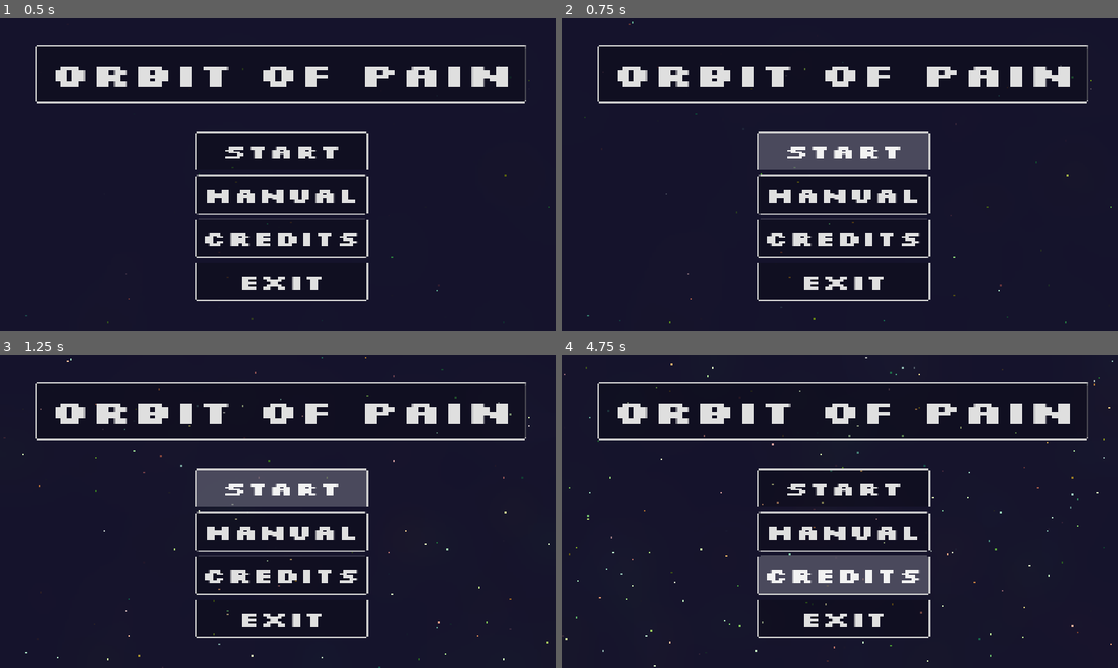
Above: before the commit, frames 1-4 (two rows, left to right).
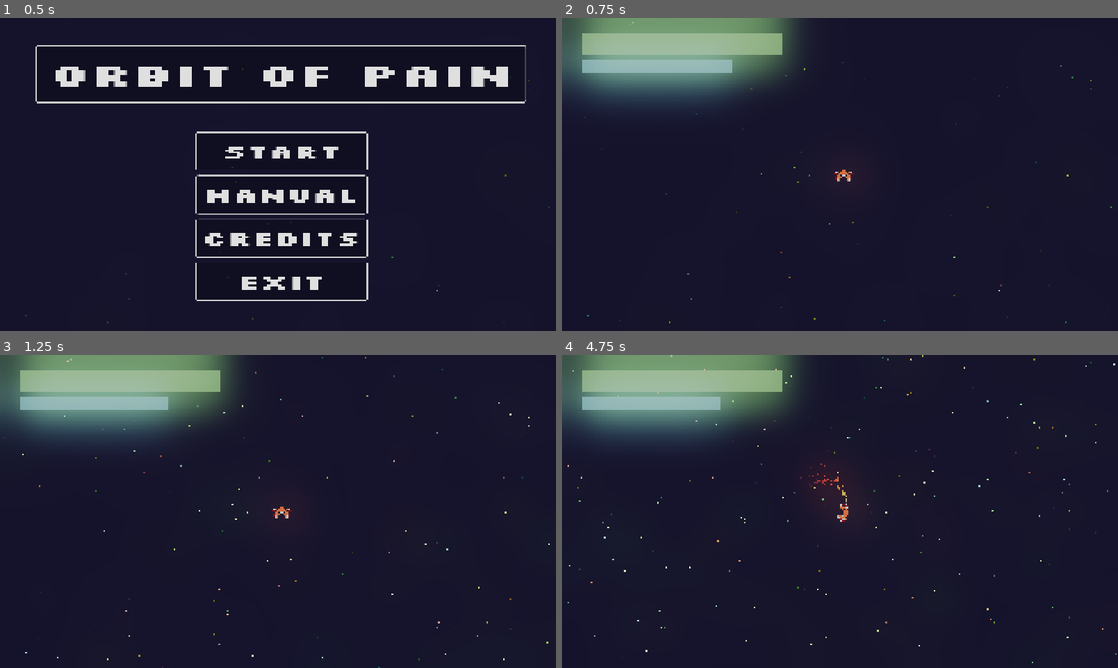
Above: after the commit, the same moments.

Repository: Lunix-420/OrbitOfPain
Game: Godot game, scene res://scenes/World.tscn
Same seed, same stepped clock (60 frames per second), same inputs: the game is played once before the commit and once after it.
Inputs (mouse positions are in pixels of both pictures, inside the frame that each line leads up to):
- Up to frame 1 (0.5 s): no input
- Up to frame 2 (0.75 s): click "START" at 0.5 s
- Up to frame 3 (1.25 s): no input
- Up to frame 4 (4.75 s): click (845, 486) at 1.25 s, where only the run before the commit has a clickable "START"; click (845, 411) at 2 s, where only the run before the commit has a clickable "ORBIT OF PAIN"; click (845, 530) at 2.75 s, where only the run before the commit has a clickable "Manual"; click (845, 574) at 3.5 s, where only the run before the commit has a clickable "CREDITS"; hold D (move_right) from 4.28 s (still down); hold E (move_turn_ccw) from 4.28 s (still down)

Frame 1 is identical in both runs. In frame 2, 19% of the frame differs, in the area x 0-95%, y 0-91%; in frame 3, 19%; in frame 4, 20%, in the area x 0-100%, y 0-100%.

Commit message:
feat: Add sound effects

Diff:
--- a/scenes/World.tscn
+++ b/scenes/World.tscn
@@ -1,9 +1,10 @@
-[gd_scene load_steps=11 format=3 uid="uid://dd0r1cokjlsj3"]
+[gd_scene load_steps=12 format=3 uid="uid://dd0r1cokjlsj3"]
 
 [ext_resource type="Script" uid="uid://dswfduxi8a8du" path="res://scenes/game.gd" id="1_d1c63"]
 [ext_resource type="PackedScene" uid="uid://71rc8k32st6a" path="res://scenes/Player.tscn" id="1_kqs1s"]
 [ext_resource type="FontFile" uid="uid://dyej5eb8ymwwc" path="res://fonts/Silkscreen.ttf" id="2_32lhk"]
 [ext_resource type="StyleBox" uid="uid://dfbtt2bkedy5v" path="res://buttons/Default.tres" id="3_7g83o"]
+[ext_resource type="AudioStream" uid="uid://dkr6vtv5uglix" path="res://sounds/theme.ogg" id="5_1lgw5"]
 
 [sub_resource type="Environment" id="Environment_jeodi"]
 background_mode = 3
@@ -195,4 +196,10 @@
 theme_override_styles/normal = ExtResource("3_7g83o")
 text = "EXIT"
 
+[node name="Ambience" type="AudioStreamPlayer" parent="."]
+stream = ExtResource("5_1lgw5")
+volume_db = -12.0
+
+[connection signal="pressed" from="CanvasLayer/MainMenu/StartButton" to="." method="_on_start_button_pressed"]
 [connection signal="pressed" from="CanvasLayer/MainMenu/StartButton" to="CanvasLayer/MainMenu" method="_on_start_button_pressed"]
+[connection signal="pressed" from="CanvasLayer/MainMenu/ExitButton" to="." method="_on_exit_button_pressed"]
--- a/scenes/game.gd
+++ b/scenes/game.gd
@@ -1,11 +1,18 @@
 extends Node2D
 
+@onready var canvas_layer: CanvasLayer = get_node("CanvasLayer")
+@onready var main_menu: Node2D = canvas_layer.get_node("MainMenu")
+@onready var player: CharacterBody2D = get_node("Player")
+@onready var ambience: AudioStreamPlayer = get_node("Ambience")
 
-# Called when the node enters the scene tree for the first time.
 func _ready() -> void:
-	pass # Replace with function body.
+	ambience.play()
 
 
-# Called every frame. 'delta' is the elapsed time since the previous frame.
-func _process(delta: float) -> void:
-	pass
+func _on_start_button_pressed() -> void:
+	main_menu.visible = false
+	player.visible = true
+	GlobalState.game_started = true
+
+func _on_exit_button_pressed() -> void:
+	get_tree().quit()
Not shown, added: sounds/collect.mp3.import
Not shown, added: sounds/death.mp3.import
Not shown, added: sounds/energy.mp3.import
Not shown, added: sounds/plasma.mp3.import
Not shown, added: sounds/theme.ogg.import
Not shown, added: sounds/collect.mp3
Not shown, added: sounds/death.mp3
Not shown, added: sounds/energy.mp3
Not shown, added: sounds/plasma.mp3
Not shown, added: sounds/theme.ogg
